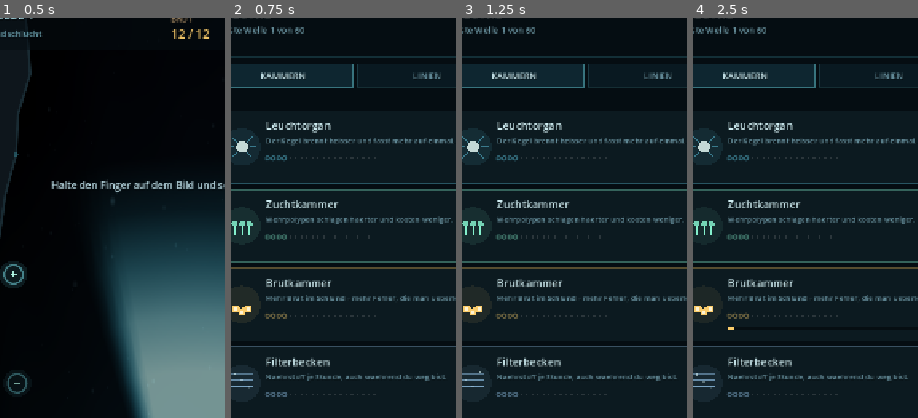
Above: before the commit, frames 1-4 (left to right).
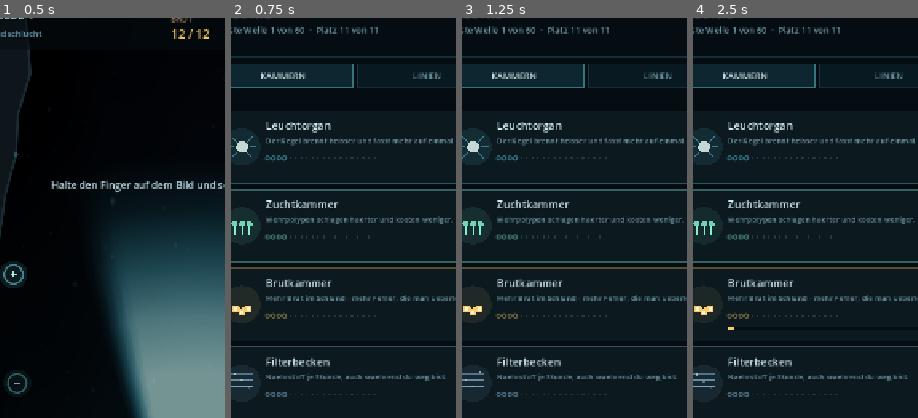
Above: after the commit, the same moments.

Repository: davidknollcsgo-collab/Kartengame
Game: Godot game, scene res://scenes/schlund.tscn
Same seed, same stepped clock (60 frames per second), same inputs: the game is played once before the commit and once after it.
Inputs (mouse positions are % of the whole screen's width and height, from its top left):
- Up to frame 1 (0.5 s): no input
- Up to frame 2 (0.75 s): tap Enter at 0.5 s; move the mouse to (45, 70) at 0.52 s; click (45, 70) at 0.67 s
- Up to frame 3 (1.25 s): no input
- Up to frame 4 (2.5 s): tap Space at 1.25 s; drag from (80, 65) to (45, 70) at 1.27 s; tap Enter at 2 s; move the mouse to (20, 35) at 2.02 s; click (20, 35) at 2.17 s
The pictures show only the part of the screen within x 6-56%, y 3-53%; the shares and areas given below are measured in that part.

Frame 1 is identical in both runs. In frame 2, 0.2% of the frame differs, in the area x 34-66%, y 2-4%; in frame 3, 0.2%; in frame 4, 0.2%.

Commit message:
Geisterdaten und Grabenwertung - Gegner ohne Server
Das letzte Stueck aus Stufe 1. Zehn Nachbarkolonien, deren Tiefe nicht
gewuerfelt, sondern aus ihrer Staerke abgeleitet ist: wer 0.46 des
Sollausbaus hat, kommt so weit, wie 0.46 des Sollausbaus traegt - und das
laesst sich mit dem Wellenpruefer nachrechnen.

Kein Server, keine Chat-Moderation, keine DSGVO-Pflichten, keine
Betriebskosten. Und keine Luege: die Namen sind Kolonien, keine
Spielernamen. Eine Bestenliste, die vorgibt, echte Gegner zu haben, fliegt
auf, sobald jemand zwei Geraete vergleicht.

Der erste Entwurf war unbrauchbar, und der Test sagt jetzt warum: der
schwaechste Nachbar lag bei Welle 23. Ein neuer Spieler stand damit
abgeschlagen Letzter, mit zweiundzwanzig Wellen bis zum naechsten Namen -
der denkbar schlechteste erste Eindruck. Die Leiter beginnt jetzt bei
Welle 4 und hat nirgends eine Luecke ueber zehn Wellen.

Die Wertung steht im Endbildschirm, weil sie dort wirkt: im Moment des
Aufhoerens der Grund, es noch einmal zu versuchen. Dazu eine Zeile im
Koloniekopf.

45 Tests gruen, Lizenzcheck gruen, Browsertest bestanden.

Co-Authored-By: Claude Opus 5 <noreply@anthropic.com>
Claude-Session: https://claude.ai/code/session_0131VR1KmMqgfNf9f4WYuYp4

Diff:
--- /dev/null
+++ b/scripts/daten/geister.gd
@@ -0,0 +1,119 @@
+class_name Geister
+extends RefCounted
+
+## Gegner ohne Server.
+##
+## Der Plan sagt: Geisterdaten statt Echtzeit - kein Server, keine
+## Chat-Moderation, keine DSGVO-Pflichten, keine Betriebskosten. Hier ist die
+## Umsetzung dieses Versprechens.
+##
+## **Wie ein Geist entsteht.** Jede Welle ist gerechnet und damit fuer alle
+## Spieler dieselbe. Der Simulator kann sie also mit einem beliebigen
+## Koennensgrad durchspielen und bekommt eine Zahl heraus, die genau so
+## zustande kaeme, wenn ein Mensch auf diesem Stand spielte. Das ist kein
+## erfundener Bestenlisteneintrag, sondern ein nachvollziehbares Ergebnis.
+##
+## **Was das nicht ist.** Kein echter Mensch. Es steht auch nirgends etwas
+## anderes: die Namen sind Kolonien, keine Spielernamen, und wer nachrechnen
+## will, kann es. Eine Bestenliste, die vorgibt, echte Gegner zu haben, waere
+## eine Luege - und sie fliegt auf, sobald jemand zwei Geraete vergleicht.
+##
+## Reine Datenschicht: keine Szenen-, keine Autoload-Bezuege.
+
+## Namen der Nachbarkolonien. Erfunden nach demselben Muster wie alles andere
+## hier: deutsche Wortbildungen aus der Tiefseewelt.
+const NAMEN: PackedStringArray = [
+    "Aschenschlund", "Kaltbett", "Tiefmoor", "Salzader", "Nachtriff",
+    "Graulicht", "Steinlunge", "Trueblauf", "Schwarzwehr", "Eisgrund",
+]
+
+## Koennensgrade der Nachbarn, als Anteil des Sollausbaus.
+##
+## Die Leiter beginnt bewusst weit unten. Im ersten Entwurf lag der
+## schwaechste Nachbar bei Welle 23 - ein neuer Spieler stand damit abgeschlagen
+## Letzter, mit zweiundzwanzig Wellen bis zum naechsten Namen. Das ist der
+## denkbar schlechteste erste Eindruck. Jetzt steht immer jemand in Reichweite:
+## die Tiefen liegen bei rund 4, 10, 16, 23, 29, 35, 41, 47, 53 und 60.
+const STAERKEN: PackedFloat32Array = [
+    0.30, 0.38, 0.46, 0.55, 0.63, 0.72, 0.80, 0.88, 0.96, 1.06,
+]
+
+
+static func zahl() -> int:
+    return NAMEN.size()
+
+
+static func name_von(index: int) -> String:
+    return NAMEN[clampi(index, 0, NAMEN.size() - 1)]
+
+
+static func staerke(index: int) -> float:
+    return STAERKEN[clampi(index, 0, STAERKEN.size() - 1)]
+
+
+## Wie tief ein Nachbar gekommen ist.
+##
+## Nicht gewuerfelt: die Tiefe faellt aus seiner Staerke. Ein Nachbar mit 0.70
+## des Sollausbaus kommt so weit, wie 0.70 des Sollausbaus tragen - und das
+## laesst sich mit `tools/wellenpruefer.gd -- --spielraum` nachrechnen.
+static func tiefe(index: int) -> int:
+    var s := staerke(index)
+    # Der Spielraum faellt von 0.25 in den ersten Sitzungen auf 1.00 in den
+    # letzten. Wer Staerke s hat, kommt bis dorthin, wo der Spielraum s
+    # erreicht - danach wird es fuer ihn zu eng.
+    for n in range(1, Graben.WELLEN_GESAMT + 1):
+        if _noetige_staerke(n) > s:
+            return maxi(1, n - 1)
+    return Graben.WELLEN_GESAMT
+
+
+## Welchen Anteil des Sollausbaus Welle `nummer` mindestens verlangt.
+## Naeherung an die Kurve, die der Wellenpruefer misst.
+static func _noetige_staerke(nummer: int) -> float:
+    var t := float(clampi(nummer, 1, Graben.WELLEN_GESAMT) - 1) \
+        / float(maxi(1, Graben.WELLEN_GESAMT - 1))
+    return lerpf(0.25, 1.05, t)
+
+
+## Die Rangliste: alle Nachbarn und der Spieler, nach Tiefe sortiert.
+##
+## Jeder Eintrag: `name`, `tiefe`, `selbst`.
+static func rangliste(eigene_tiefe: int) -> Array[Dictionary]:
+    var liste: Array[Dictionary] = []
+    for i in zahl():
+        liste.append({
+            &"name": name_von(i),
+            &"tiefe": tiefe(i),
+            &"selbst": false,
+        })
+    liste.append({
+        &"name": "Deine Kolonie",
+        &"tiefe": clampi(eigene_tiefe, 1, Graben.WELLEN_GESAMT),
+        &"selbst": true,
+    })
+
+    liste.sort_custom(func(a: Dictionary, b: Dictionary) -> bool:
+        if a[&"tiefe"] != b[&"tiefe"]:
+            return a[&"tiefe"] > b[&"tiefe"]
+        # Bei Gleichstand steht der Spieler oben - er hat es gerade erreicht.
+        return a[&"selbst"] and not b[&"selbst"])
+    return liste
+
+
+## Der eigene Platz, ab 1 gezaehlt.
+static func platz(eigene_tiefe: int) -> int:
+    var liste := rangliste(eigene_tiefe)
+    for i in liste.size():
+        if liste[i][&"selbst"]:
+            return i + 1
+    return liste.size()
+
+
+## Der naechste Nachbar ueber einem - der, den man als Naechstes einholt.
+## Leerer Name, wenn man ganz oben steht.
+static func naechster_vor(eigene_tiefe: int) -> Dictionary:
+    var liste := rangliste(eigene_tiefe)
+    for i in liste.size():
+        if liste[i][&"selbst"] and i > 0:
+            return liste[i - 1]
+    return {&"name": "", &"tiefe": 0, &"selbst": false}
--- a/scripts/ui/hud.gd
+++ b/scripts/ui/hud.gd
@@ -275,9 +275,33 @@
     _text(mitte + Vector2(0.0, 86.0), "%d Naehrstoff geerntet" % _verdient, 17,
         Color(0.52, 0.94, 0.80), true)
 
+    # Die Wertung steht genau hier, weil sie hier wirkt: im Moment des
+    # Aufhoerens der Grund, es noch einmal zu versuchen.
+    _grabenwertung(mitte + Vector2(0.0, 122.0))
+
     var puls := 0.5 + 0.5 * sin(_zeit * 2.6)
     _text(mitte + Vector2(0.0, 148.0), "Tippen fuer einen neuen Anlauf", 17,
         Color(0.82, 0.94, 0.98, 0.45 + 0.55 * puls), true)
+
+
+## Der eigene Platz und der Naechste, den man einholen kann.
+func _grabenwertung(wo: Vector2) -> void:
+    var tiefe: int = Fortschritt.stand.hoechste_welle
+    var platz := Geister.platz(tiefe)
+    var gesamt := Geister.zahl() + 1
+    _text(wo, "Platz %d von %d im Graben" % [platz, gesamt], 16,
+        Color(0.72, 0.86, 0.92), true)
+
+    var vor := Geister.naechster_vor(tiefe)
+    var name: String = vor[&"name"]
+    if name.is_empty():
+        _text(wo + Vector2(0.0, 24.0), "Niemand ist tiefer gekommen.", 14,
+            Color(0.62, 0.92, 0.84), true)
+        return
+    var abstand: int = int(vor[&"tiefe"]) - tiefe
+    _text(wo + Vector2(0.0, 24.0),
+        "%s liegt %d Wellen vor dir" % [name, maxi(1, abstand)], 14,
+        Color(0.56, 0.74, 0.80), true)
 
 
 func _text(wo: Vector2, was: String, groesse: int, farbe: Color,
--- a/scripts/ui/kolonie_schirm.gd
+++ b/scripts/ui/kolonie_schirm.gd
@@ -310,8 +310,9 @@
 
 func _kopfzeile(breite: float, stand: KolonieStand) -> void:
     _text(Vector2(RAND, 34.0), "KOLONIE", 21, SCHRIFT)
-    _text(Vector2(RAND, 58.0), "Tiefste Welle %d von %d"
-        % [stand.hoechste_welle, Graben.WELLEN_GESAMT], 14, LEISE)
+    _text(Vector2(RAND, 58.0), "Tiefste Welle %d von %d  ·  Platz %d von %d"
+        % [stand.hoechste_welle, Graben.WELLEN_GESAMT,
+           Geister.platz(stand.hoechste_welle), Geister.zahl() + 1], 14, LEISE)
 
     var rechts := breite - RAND
     _text(Vector2(rechts, 34.0), str(stand.naehrstoffe), 21, NAEHR, false, true)
--- a/tests/run_tests.gd
+++ b/tests/run_tests.gd
@@ -54,6 +54,9 @@
     "_test_regeln_sind_reproduzierbar",
     "_test_wirkungsgrad_faellt_mit_den_regeln",
     "_test_wellenstaerke_folgt_dem_wirkungsgrad",
+    "_test_geister_stehen_gestaffelt",
+    "_test_geisterleiter_beginnt_frueh",
+    "_test_eigener_platz_folgt_der_tiefe",
     "_test_polyp_kosten_steigen",
     "_test_abschnitt",
     "_test_erste_wellen_sind_ueberstehbar",
@@ -682,3 +685,52 @@
         if not is_equal_approx(Wellen.staerke(n), erwartet):
             return _melde(false, "Welle %d rechnet den Wirkungsgrad nicht ein" % n)
     return true
+
+
+# --- Geisterdaten ----------------------------------------------------------
+
+func _test_geister_stehen_gestaffelt() -> bool:
+    if not _melde(Geister.NAMEN.size() == Geister.STAERKEN.size(),
+            "jeder Nachbar braucht Namen und Staerke"):
+        return false
+    for i in range(Geister.zahl() - 1):
+        if not _melde(Geister.staerke(i + 1) > Geister.staerke(i),
+                "Nachbar %d ist nicht staerker als %d" % [i + 1, i]):
+            return false
+        if not _melde(Geister.tiefe(i + 1) > Geister.tiefe(i),
+                "Nachbar %d kommt nicht tiefer als %d" % [i + 1, i]):
+            return false
+    return _melde(Geister.tiefe(Geister.zahl() - 1) == Graben.WELLEN_GESAMT,
+        "der staerkste Nachbar muss den ganzen Graben schaffen")
+
+
+func _test_geisterleiter_beginnt_frueh() -> bool:
+    # Im ersten Entwurf lag der schwaechste Nachbar bei Welle 23 - ein neuer
+    # Spieler stand abgeschlagen Letzter, mit zweiundzwanzig Wellen bis zum
+    # naechsten Namen. Es muss immer jemand in Reichweite stehen.
+    if not _melde(Geister.tiefe(0) <= 6,
+            "der schwaechste Nachbar steht bei Welle %d - zu tief fuer den Einstieg"
+            % Geister.tiefe(0)):
+        return false
+    for i in range(Geister.zahl() - 1):
+        var luecke := Geister.tiefe(i + 1) - Geister.tiefe(i)
+        if luecke > 10:
+            return _melde(false, "Luecke von %d Wellen zwischen %s und %s"
+                % [luecke, Geister.name_von(i), Geister.name_von(i + 1)])
+    return true
+
+
+func _test_eigener_platz_folgt_der_tiefe() -> bool:
+    var vorher := Geister.zahl() + 2
+    for tiefe in [1, 5, 12, 25, 40, 55, Graben.WELLEN_GESAMT]:
+        var platz := Geister.platz(tiefe)
+        if not _melde(platz >= 1 and platz <= Geister.zahl() + 1,
+                "Platz %d bei Tiefe %d liegt ausserhalb" % [platz, tiefe]):
+            return false
+        if not _melde(platz <= vorher,
+                "tiefer gekommen, aber schlechter platziert (%d nach %d)"
+                % [platz, vorher]):
+            return false
+        vorher = platz
+    return _melde(Geister.platz(Graben.WELLEN_GESAMT) == 1,
+        "wer den ganzen Graben schafft, steht oben")
Not shown, added: scripts/daten/geister.gd.uid
